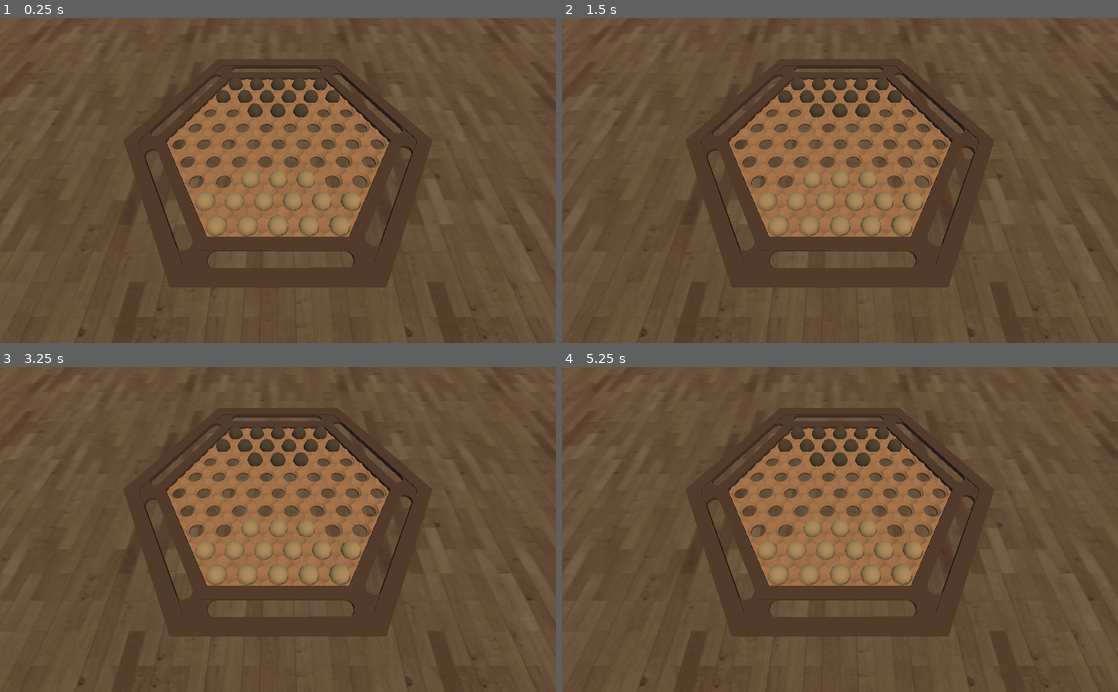
Above: before the commit, frames 1-4 (two rows, left to right).
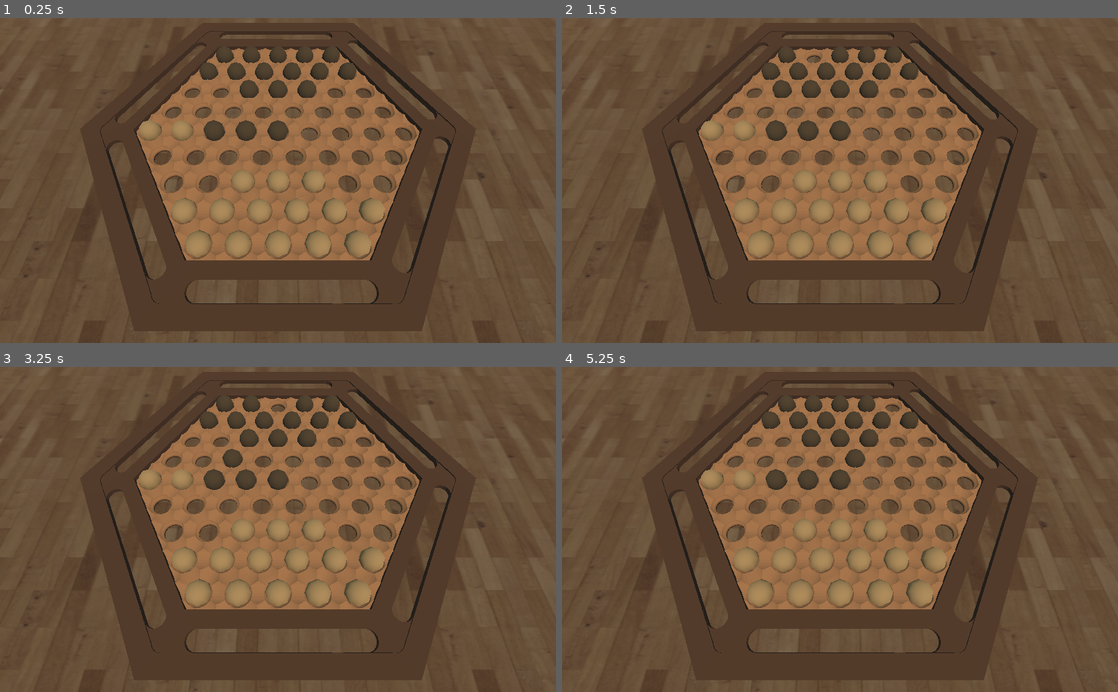
Above: after the commit, the same moments.

Repository: alijfri99/AI-Abalone
Game: Godot game, scene res://Scenes/Game.tscn
Two runs of this game, one before a commit and one after it. Both use one fixed random seed, a clock stepped at 60 frames per second and the inputs below.
Inputs:
- Up to frame 1 (0.25 s): no input
- Up to frame 2 (1.5 s): tap Enter (ui_accept) at 0.5, 0.6, 0.77, 1.07, 1.35 s
- Up to frame 3 (3.25 s): tap Enter (ui_accept) at 1.52, 1.82, 2.1, 2.75, 2.85, 3.02 s
- Up to frame 4 (5.25 s): tap Enter (ui_accept) at 3.32, 3.6, 3.77, 4.07, 4.35, 4.52, 4.82, 5.1 s

The runs differ from the first frame. In frame 1, 21% of the frame differs, in the area x 0-100%, y 0-100%; in frame 2, 21%; in frame 3, 21%; in frame 4, 21%.

Commit message:
The successor is implemented completely, and it seems to be working correctly.

Diff:
--- a/Scenes/Game.tscn
+++ b/Scenes/Game.tscn
@@ -11,7 +11,7 @@
 [node name="Board" parent="." instance=ExtResource( 1 )]
 
 [node name="Camera" type="Camera" parent="."]
-transform = Transform( 1, 0, 0, 0, 0.5, 0.866025, 0, -0.866025, 0.5, 0, 2.2, 1.8 )
+transform = Transform( 1, 0, 0, 0, 0.422618, 0.906308, 0, -0.906308, 0.422618, 0, 1.8, 1.35 )
 
 [node name="DirectionalLight" type="DirectionalLight" parent="."]
 transform = Transform( -0.808013, -0.533494, 0.25, 0.433013, -0.25, 0.866025, -0.399519, 0.808013, 0.433013, 0, 1.22921, 2.7666 )
--- a/Scripts/BoardManager.gd
+++ b/Scripts/BoardManager.gd
@@ -4,14 +4,20 @@
 var neighbors = []
 enum {EMPTY, BLACK, WHITE} # used to represent the board
 enum {L, UL, UR, R, DR, DL} # used to represent the directions of neighbors
+var successors = []
+var i = 0
 
 func _ready():
 	init_board()
 	# test_board()
+	current_board[26] = WHITE
+	current_board[27] = WHITE
+	current_board[28] = BLACK
+	current_board[29] = BLACK
+	current_board[30] = BLACK
 	var state = State.new(current_board, 0, 0)
-	Successor.calculate_successor(state, WHITE)
-	#print(get_stats(current_board, 13, WHITE, 3, L))
-	#print(Move.is_legal(state, 13, WHITE, 3, R, L))
+	successors = Successor.calculate_successor(state, BLACK)
+
 func init_board():
 	var file = File.new()
 	file.open("res://adjacency_lists.json", File.READ)
--- a/Scripts/Move.gd
+++ b/Scripts/Move.gd
@@ -8,6 +8,12 @@
 		return is_directional_move_legal(state, cell_number, piece, cluster_length, cluster_direction, move_direction)
 	else:
 		return is_side_step_move_legal(state, cell_number, piece, cluster_length, cluster_direction, move_direction)
+
+static func execute(state, cell_number, piece, cluster_length, cluster_direction, move_direction, status):
+	if len(status) == 1:
+		execute_side_step_move(state, cell_number, piece, cluster_length, cluster_direction, move_direction)
+	else:
+		execute_directional_move(state, piece, move_direction, status)
 
 static func is_side_step_move_legal(state, cell_number, piece, cluster_length, cluster_direction, move_direction):
 	var neighbor = BoardManager.neighbors[cell_number][move_direction]
@@ -31,14 +37,39 @@
 		return [false]
 	else:
 		if stats[2]: # piece has space
-			return [true, cluster_length, false] # move is legal, shift as many as 'cluster length' pieces, score does not change
+			return [true, starting_point, cluster_length, false] # move is legal, shift as many as 'cluster length' pieces, score does not change
 		elif stats[3]: # opponent has space
-			return [true, stats[0] + stats[1], false]
+			return [true, starting_point, stats[0] + stats[1], false]
 		else:
 			if stats[0] > stats[1] and stats[1] != 0:
-				return [true, stats[0] + stats[1] - 1, true] # score changes
+				return [true, starting_point, stats[0] + stats[1] - 1, true] # score changes
 			else:
 				return [false]
+
+static func execute_side_step_move(state, cell_number, piece, cluster_length, cluster_direction, move_direction):
+	var current_point = cell_number
+	for i in range(cluster_length):
+		state.board[current_point] = BoardManager.EMPTY
+		state.board[BoardManager.neighbors[current_point][move_direction]] = piece
+		current_point = BoardManager.neighbors[current_point][cluster_direction]
+
+static func execute_directional_move(state, piece, move_direction, status):
+	var current_point = status[1]
+	var n1 = 0
+	var n2 = 0
+
+	state.board[current_point] = BoardManager.EMPTY
+	n1 = piece
+	n2 = state.board[BoardManager.neighbors[current_point][move_direction]]
+	current_point = BoardManager.neighbors[current_point][move_direction]
+	for i in range(status[2]):
+		state.board[current_point] = n1
+		n1 = n2
+		if i != status[2] - 1:
+			n2 = state.board[BoardManager.neighbors[current_point][move_direction]]
+		current_point = BoardManager.neighbors[current_point][move_direction]
+	if status[3]:
+		state.increase_score(piece)
 
 static func get_possible_cluster_directions(cluster_length):
 	if cluster_length == 1:
--- a/Scripts/State.gd
+++ b/Scripts/State.gd
@@ -12,3 +12,9 @@
 
 	for cell in board:
 		self.board.append(cell)
+
+func increase_score(piece):
+	if piece == BoardManager.BLACK:
+		self.black_score += 1
+	elif piece == BoardManager.WHITE:
+		self.white_score += 1
--- a/Scripts/Successor.gd
+++ b/Scripts/Successor.gd
@@ -1,6 +1,8 @@
-extends Node
+extends Reference
 
-func calculate_successor(state, piece): # calculates all the successor states of a state, given a piece
+class_name Successor
+
+static func calculate_successor(state, piece): # calculates all the successor states of a state, given a piece
 	var result = []
 	for cell_number in range(len(state.board)):
 		if state.board[cell_number] == piece:
@@ -11,5 +13,7 @@
 							var legal_status = []
 							legal_status = Move.is_legal(state, cell_number, piece, cluster_length, cluster_direction, move_direction)
 							if legal_status[0] == true:
-								print(cell_number, ", ", cluster_length, ", ", cluster_direction, ", ", move_direction)
+								var new_state = State.new(state.board, state.black_score, state.white_score)
+								Move.execute(new_state, cell_number, piece, cluster_length, cluster_direction, move_direction, legal_status)
+								result.append(new_state)
 	return result
--- a/Scripts/Visualizer.gd
+++ b/Scripts/Visualizer.gd
@@ -5,8 +5,23 @@
 var white_piece = preload("res://Scenes/White Piece.tscn")
 var black_piece = preload("res://Scenes/Black Piece.tscn")
 
+var temp = []
+var sic = 0
+
 func _ready():
 	draw_complete_board(BoardManager.current_board)
+	for i in range(len(BoardManager.current_board)):
+		temp.append(BoardManager.current_board[i])
+
+func _process(_delta):
+	if Input.is_action_just_pressed("ui_accept"):
+		if sic == 0:
+			update_board(BoardManager.successors[BoardManager.i].board)
+			print(BoardManager.successors[BoardManager.i].black_score, ", ", BoardManager.successors[BoardManager.i].white_score)
+			BoardManager.i = (BoardManager.i + 1) % len(BoardManager.successors)
+		else:
+			update_board(temp)
+		sic = (sic + 1) % 2
 
 func update_board(new_board):
 	for child in pieces.get_children():
--- a/project.godot
+++ b/project.godot
@@ -23,11 +23,17 @@
 "class": "State",
 "language": "GDScript",
 "path": "res://Scripts/State.gd"
+}, {
+"base": "Reference",
+"class": "Successor",
+"language": "GDScript",
+"path": "res://Scripts/Successor.gd"
 } ]
 _global_script_class_icons={
 "Move": "",
 "One": "",
-"State": ""
+"State": "",
+"Successor": ""
 }
 
 [application]
@@ -39,7 +45,6 @@
 [autoload]
 
 BoardManager="*res://Scripts/BoardManager.gd"
-Successor="*res://Scripts/Successor.gd"
 
 [gdnative]
 
